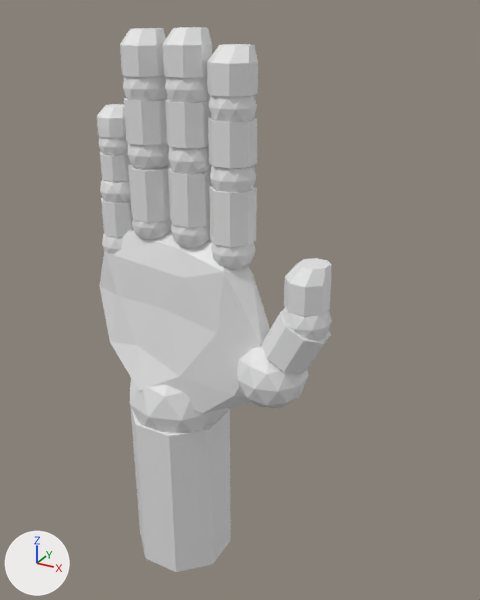
Before and after pictures for a commit that changed the Blender file assets/VrPlayer/MechanicalHand.blend.
The view is the same before and after, from a 50 mm lens placed at (1.94, -2.78, 3.17), pointed at (0.35, 0.1, 1.73). Lighting does not change. The marker at lower left points along +X, +Y and +Z.
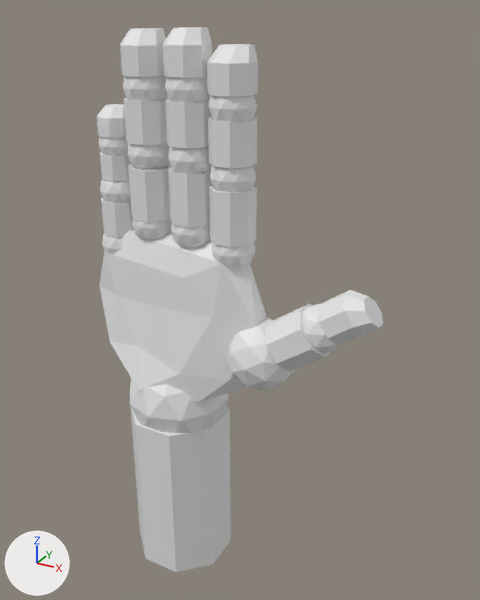
Where the newer file only moved an object's origin or applied its transform, the numbers keep the older frame.

What differs and where, as boxes (x1, y1, x2, y2) in the pictures (480 x 600 px; the box of a moved part takes in the faces that stretch with it):
'Icosphere.001', reshaped
    before: (100, 230, 270, 413)
    after: (100, 230, 266, 402)
'Cylinder.002', moved, turned
    before: (284, 258, 331, 316)
    after: (318, 290, 383, 345)
'Icosphere.002', moved, turned
    before: (237, 345, 309, 409)
    after: (227, 318, 295, 390)
'Cylinder.001', reshaped
    before: (262, 309, 331, 374)
    after: (266, 304, 331, 371)
'Icosphere.003', moved
    before: (282, 308, 332, 340)
    after: (302, 303, 341, 353)
part 1 of me_icosphere_002, moved or reshaped
    before: (153, 243, 270, 413)
    after: (153, 243, 266, 402)

Edits to the bpy script that builds the scene:
```text
Change me_icosphere_002:
    where me_icosphere_002.from_pydata(...)  # 42 vertices, 80 faces; spans x -0.86..1.01, y -1.29..1.29, z -1.02..0.69
    used by ob_icosphere_001; location = (0.0, 0.0, 1.7); scale = (0.56, 0.202, 0.56)
    me_icosphere_002 part 1
    add for i in [15, 22, 23]: me_icosphere_002.vertices[i].co += Vector((-0.06, 0.0, 0.16))
    me_icosphere_002.vertices[1].co: (0.79, -0.6, -0.76) -> (0.74, -0.6, -0.61)  # pixel (234, 395) -> pixel (229, 380)
    me_icosphere_002.vertices[5].co: (0.79, 0.6, -0.76) -> (0.74, 0.6, -0.61)
    me_icosphere_002.vertices[10].co: (0.86, 0.0, 0.42) -> (0.83, 0.0, 0.53)  # pixel (252, 273) -> pixel (249, 262)
    me_icosphere_002.vertices[13].co: (0.47, -0.8, -1.02) -> (0.43, -0.8, -0.9)  # pixel (202, 413) -> pixel (199, 401)
    me_icosphere_002.vertices[14].co: (0.26, -0.96, -0.64) -> (0.25, -0.96, -0.61)  # pixel (179, 376) -> pixel (178, 374)
    me_icosphere_002.vertices[16].co: (0.47, 0.8, -1.02) -> (0.43, 0.8, -0.9)
    me_icosphere_002.vertices[21].co: (0.26, 0.96, -0.64) -> (0.25, 0.96, -0.61)
    me_icosphere_002.vertices[25].co: (0.62, -0.64, -0.13) -> (0.57, -0.64, 0.01)  # pixel (217, 332) -> pixel (212, 317)
    me_icosphere_002.vertices[30].co: (0.62, 0.64, -0.13) -> (0.57, 0.64, 0.01)
    me_icosphere_002.vertices[32].co: (0.67, -0.5, 0.47) -> (0.64, -0.5, 0.54)  # pixel (223, 271) -> pixel (221, 263)
    me_icosphere_002.vertices[36].co: (0.67, 0.5, 0.47) -> (0.64, 0.5, 0.54)
Change me_cylinder_004:
    where me_cylinder_004.from_pydata(...)  # 16 vertices, 10 faces; spans x -0.081..0.081, y -0.081..0.081, z -0.112..0.112
    used by ob_cylinder_001; location = (0.732, 0.0, 1.628); rotation_euler = (0.0, 0.466, 0.0), in degrees (0, 27, 0); scale = (1.6, 1.6, 1.0)
    me_cylinder_004 part 2
    me_cylinder_004.vertices[0].co: (-0.034, 0.081, -0.112) -> (0.007, 0.076, -0.101)
    me_cylinder_004.vertices[1].co: (-0.034, 0.081, 0.112) -> (0.074, 0.076, 0.096)
    me_cylinder_004.vertices[2].co: (0.034, 0.081, -0.112) -> (0.047, 0.027, -0.136)
    me_cylinder_004.vertices[3].co: (0.034, 0.081, 0.112) -> (0.114, 0.026, 0.062)  # not seen -> pixel (333, 349)
    me_cylinder_004.vertices[4].co: (0.081, 0.034, -0.112) -> (0.044, -0.041, -0.133)  # pixel (310, 365) -> pixel (290, 371)
    me_cylinder_004.vertices[5].co: (0.081, 0.034, 0.112) -> (0.111, -0.041, 0.064)  # pixel (331, 334) -> pixel (325, 357)
    me_cylinder_004.vertices[6].co: (0.081, -0.034, -0.112) -> (0.001, -0.086, -0.096)  # pixel (302, 374) -> pixel (276, 363)
    me_cylinder_004.vertices[7].co: (0.081, -0.034, 0.112) -> (0.067, -0.086, 0.102)  # pixel (322, 343) -> pixel (311, 349)
    me_cylinder_004.vertices[8].co: (0.034, -0.081, -0.112) -> (-0.059, -0.083, -0.044)  # pixel (283, 371) -> pixel (265, 344)
    me_cylinder_004.vertices[9].co: (0.034, -0.081, 0.112) -> (0.008, -0.083, 0.153)  # pixel (303, 340) -> pixel (300, 329)
    me_cylinder_004.vertices[10].co: (-0.034, -0.081, -0.112) -> (-0.098, -0.033, -0.01)  # pixel (266, 358) -> pixel (265, 326)
    me_cylinder_004.vertices[11].co: (-0.034, -0.081, 0.112) -> (-0.032, -0.033, 0.188)  # pixel (286, 327) -> pixel (299, 310)
    me_cylinder_004.vertices[12].co: (-0.081, -0.034, -0.112) -> (-0.096, 0.034, -0.012)  # pixel (261, 343) -> pixel (275, 319)
    me_cylinder_004.vertices[13].co: (-0.081, -0.034, 0.112) -> (-0.029, 0.034, 0.185)  # pixel (280, 312) -> pixel (309, 303)
    me_cylinder_004.vertices[14].co: (-0.081, 0.034, -0.112) -> (-0.052, 0.08, -0.05)
    me_cylinder_004.vertices[15].co: (-0.081, 0.034, 0.112) -> (0.015, 0.079, 0.148)
Change ob_icosphere_002:
    ob_icosphere_002.location: (0.6, 0.0, 1.4) -> (0.542, 0.0, 1.496)
    ob_icosphere_002.rotation_euler: (0.0, 0.0, 0.0) -> (-0.000552, 0.479, -0.000618)  # degrees (0, 0, 0) -> degrees (0, 27, -0)
Change ob_icosphere_003:
    ob_icosphere_003.location: (0.784, 0.0, 1.75) -> (0.866, -0.006, 1.722)
Change ob_cylinder_002:
    ob_cylinder_002.location: (0.789, 0.005, 1.932) -> (1.017, -0.003, 1.823)
    ob_cylinder_002.rotation_euler: (0.0, 0.0, 0.0) -> (-0.767, 0.634, -1.01)  # degrees (0, 0, 0) -> degrees (-44, 36, -58)
```
